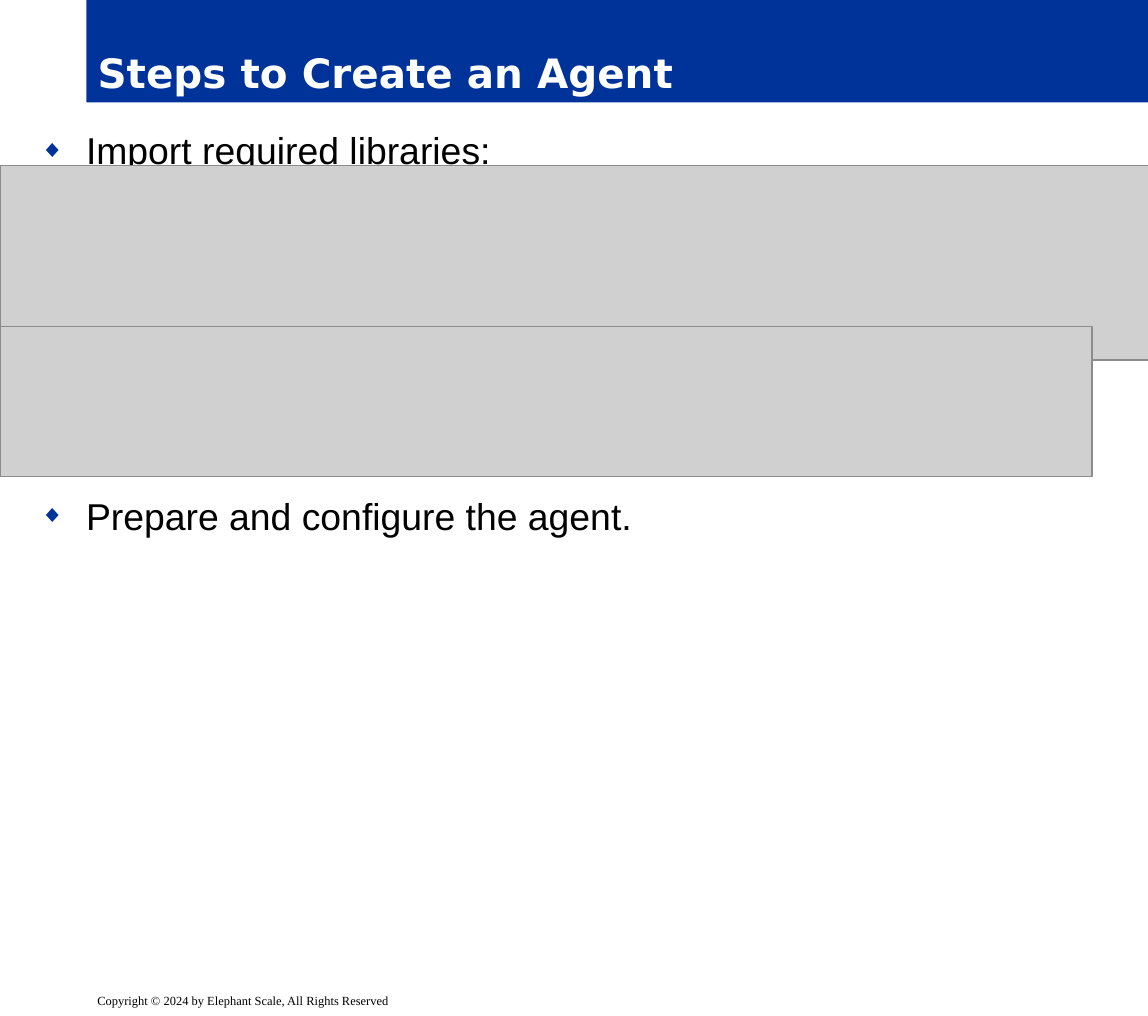
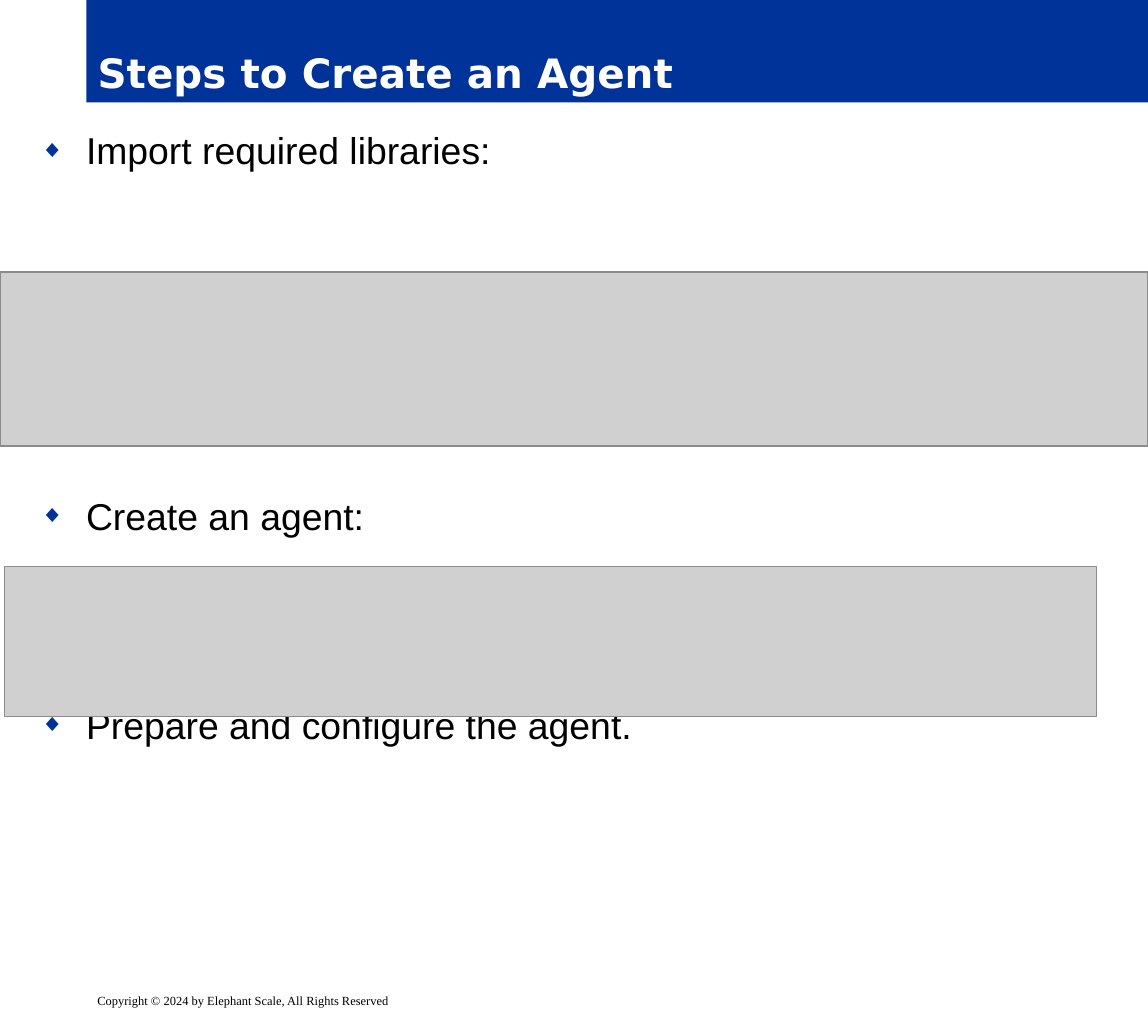
Before and after one commit to elephantscale/es-training-new, a slide deck: slide 4 of building-ai-applications/ready/06__AgenticOnBedrock.pptx. Drawn at 1148x1016 pixels with LibreOffice and Linux fonts; fonts in the diff are those of the drawing; grey boxes stand for pictures; background and template pictures are left out. Boxes give left, top, right and bottom in pixels: in the first picture for what was removed or moved away, otherwise in the second. Text is boxed around its words. In the diff, an @@ line names an element or a change of style, - is before the commit and + after.

```diff
--- a/building-ai-applications/ready/06__AgenticOnBedrock.pptx
+++ b/building-ai-applications/ready/06__AgenticOnBedrock.pptx
@@ text "Import required libraries:" rewrapped from [86,137,632,538] to [86,137,632,747] @@
@@ picture: place and size @@
-picture at [0,166,1148,361]
+picture at [0,272,1148,446]
@@ picture: place and size @@
-picture at [0,327,1092,477]
+picture at [4,567,1096,717]
```
Also in this commit, not shown: 4 other slides changed.
